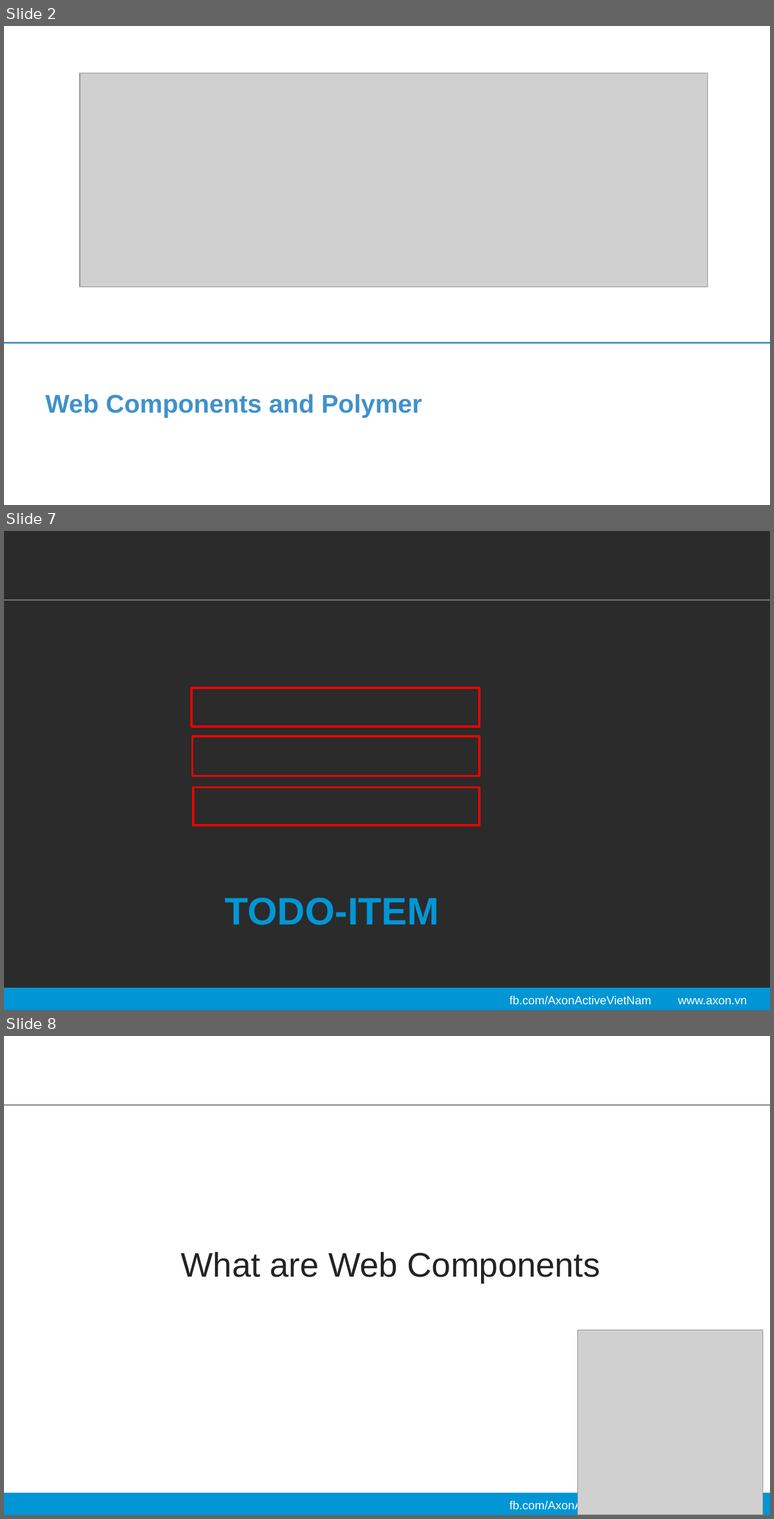
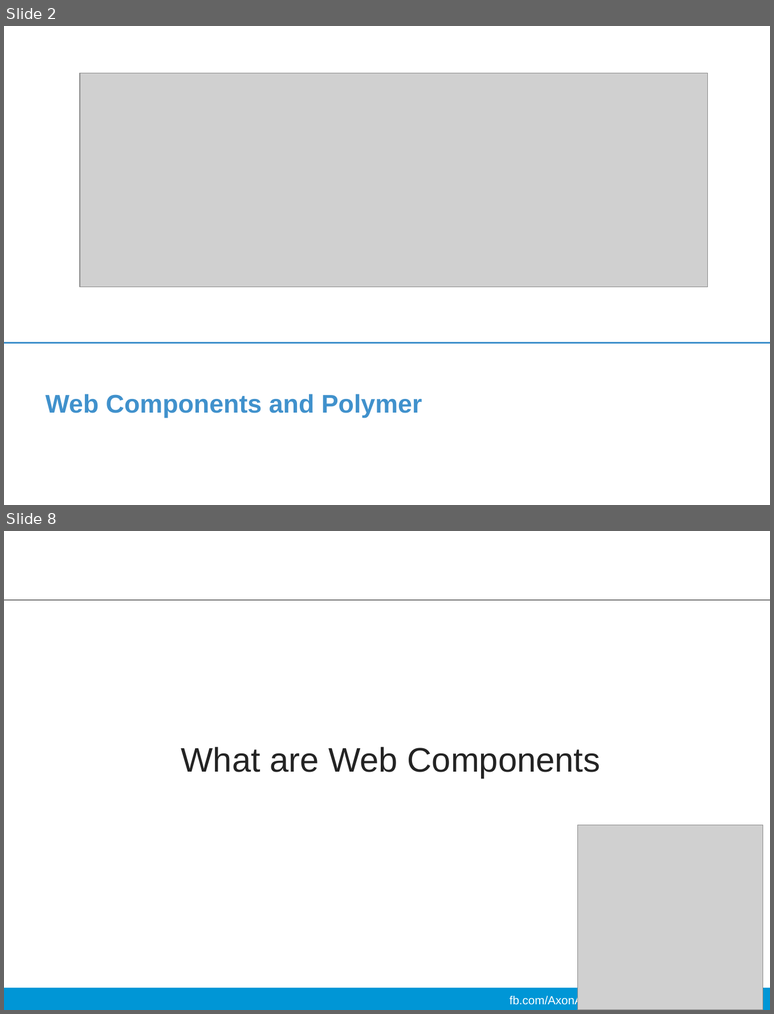
Before and after one commit to ndqvinh2109/Polymer, a slide deck: Slide-Dev-Day/dev-day-polymer.pptx. Shown one above the other, each under a label of ours: slides 2, 7 and 8 before the commit, slides 2 and 8 after it; the slides between them are not shown. The pictures are 774x1519 and 774x1014 pixels, drawn with LibreOffice and Linux fonts; fonts in the diff are those of the drawing; grey boxes stand for pictures; background and template pictures are left out; a plain dark background stands for a picture behind light text. Boxes give left, top, right and bottom in pixels: in the first picture for what was removed or moved away, otherwise in the second. Text is boxed around its words. In the diff, an @@ line names an element or a change of style, - is before the commit and + after.

```diff
--- a/Slide-Dev-Day/dev-day-polymer.pptx
+++ b/Slide-Dev-Day/dev-day-polymer.pptx
@@ slide 7 removed at (4, 531, 770, 1010), background picture (left out); not listed: 4 template elements that a slide beside it also shows @@
@@ rectangle removed at (192, 688, 480, 727) @@
@@ rectangle removed at (193, 736, 480, 776) @@
@@ rectangle removed at (193, 787, 480, 825) @@
@@ text removed at (225, 898, 439, 925) @@
-TODO-ITEM
```
Also in this commit, not shown: 11 slides changed, 4 slides added, 3 other slides removed, 3 other files.
